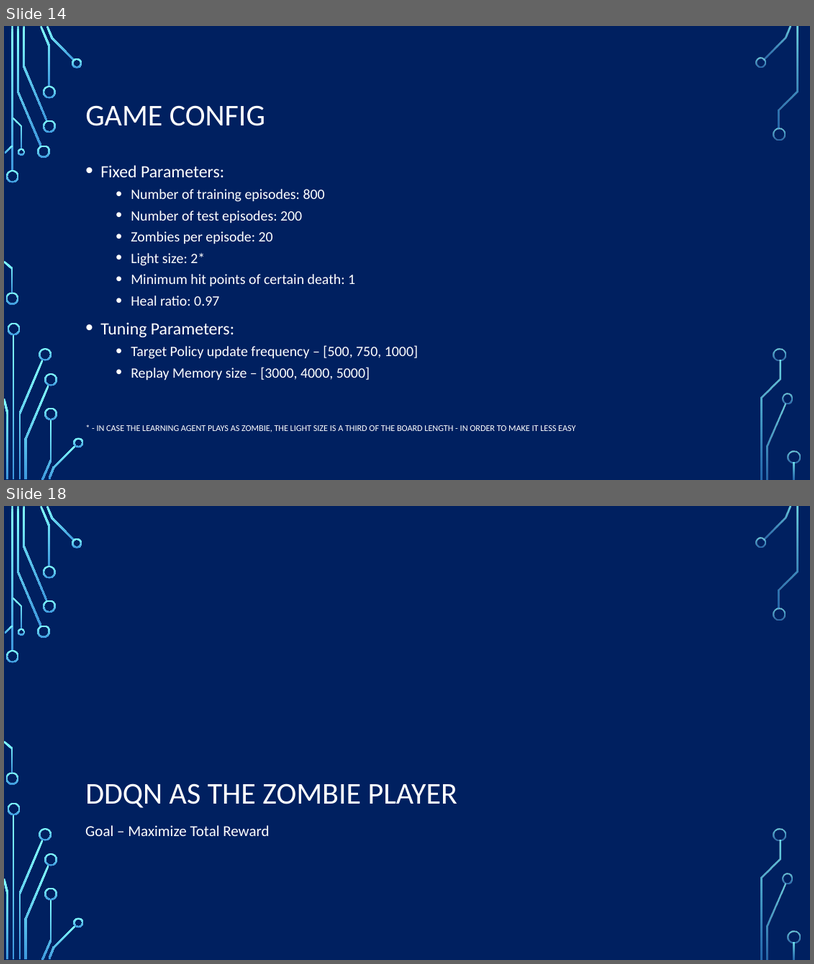
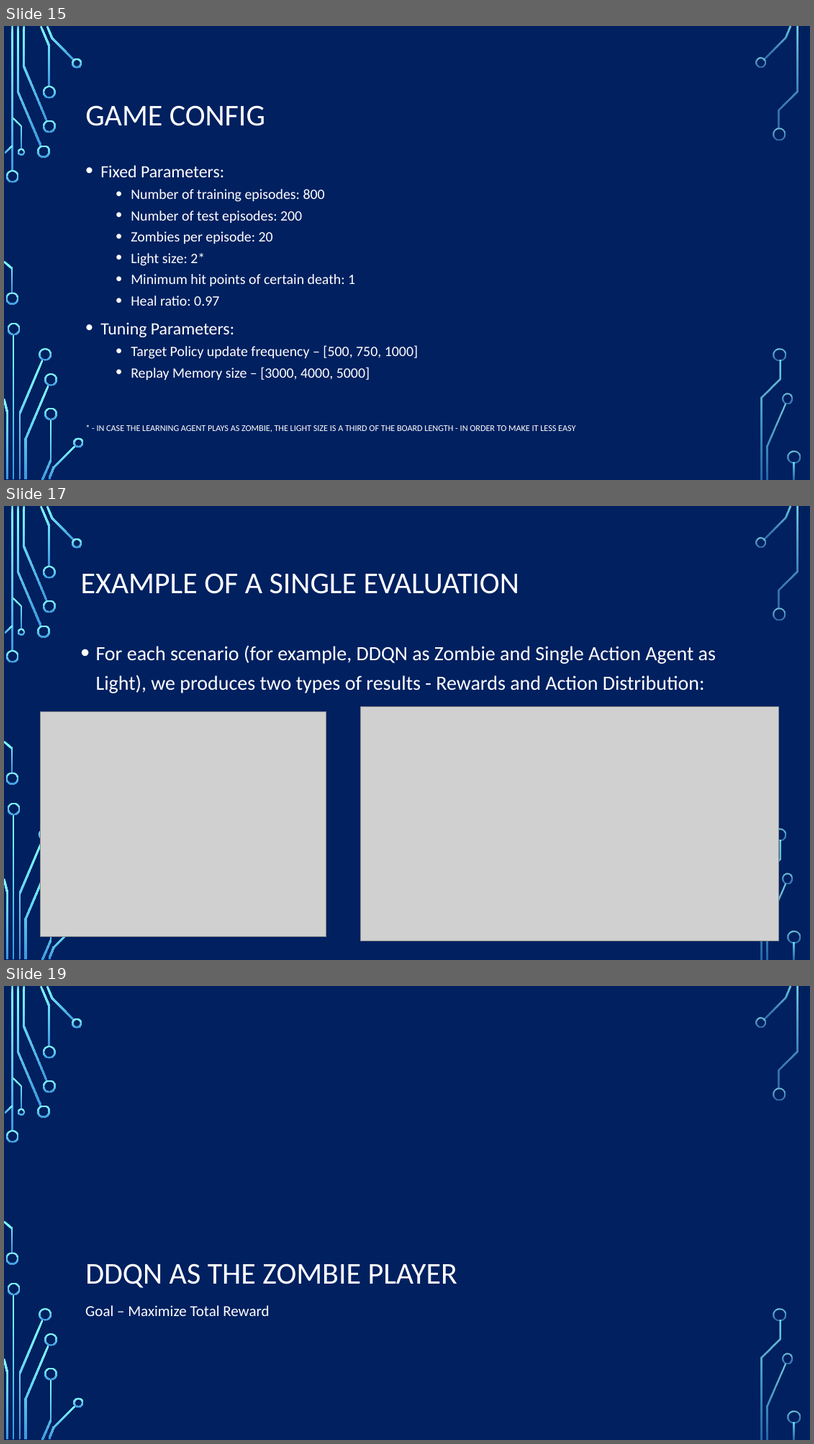
Before and after one commit to EliavSh/FinalProjectRL, a slide deck: docs/Semi Final Results.pptx. Shown one above the other, each under a label of ours: slides 14 and 18 before the commit, slides 15, 17 and 19 after it; the slides between them are not shown. The pictures are 814x964 and 814x1444 pixels, drawn with LibreOffice and Linux fonts; fonts in the diff are those of the drawing; grey boxes stand for pictures; background and template pictures are left out. Boxes give left, top, right and bottom in pixels: in the first picture for what was removed or moved away, otherwise in the second. Text is boxed around its words. In the diff, an @@ line names an element or a change of style, - is before the commit and + after.

Commit message:
further work on post process results

```diff
--- a/docs/Semi Final Results.pptx
+++ b/docs/Semi Final Results.pptx
@@ slide 17 added at (x1=4, y1=506, x2=810, y2=960), background picture (left out); not listed: 33 template elements that a slide beside it also shows @@
@@ title added at (x1=81, y1=573, x2=520, y2=594), 36 pt, text #FFFFFF @@
+EXAMPLE OF A SINGLE EVALUATION
@@ text added at (x1=96, y1=645, x2=716, y2=693), 24 pt, text #FFFFFF @@
+• For each scenario (for example, DDQN as Zombie and Single Action Agent as Light), we produces two types of results - Rewards and Action Distribution:
@@ picture added at (x1=40, y1=711, x2=327, y2=936) @@
@@ picture added at (x1=361, y1=707, x2=779, y2=941) @@
@@ what was slide 14 is now slide 15 @@
@@ what was slide 18 is now slide 19 @@
```
Also in this commit, not shown: 11 slides changed, 3 other slides added, 2 slides removed, 13 other files.
